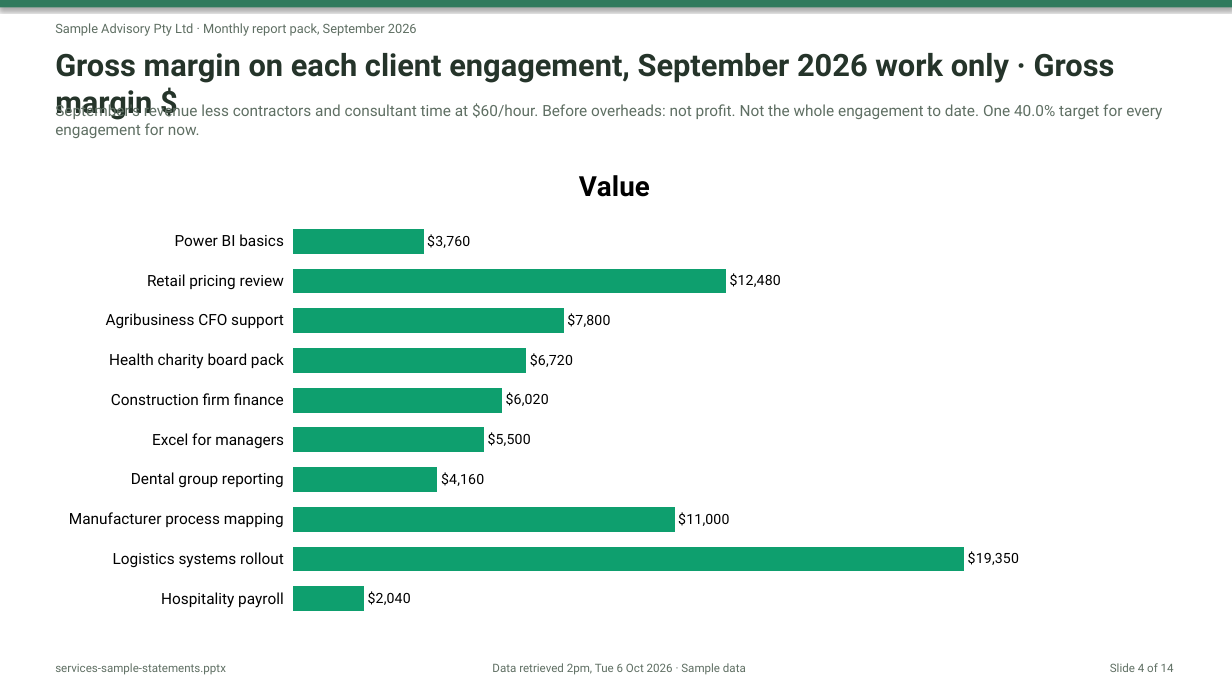
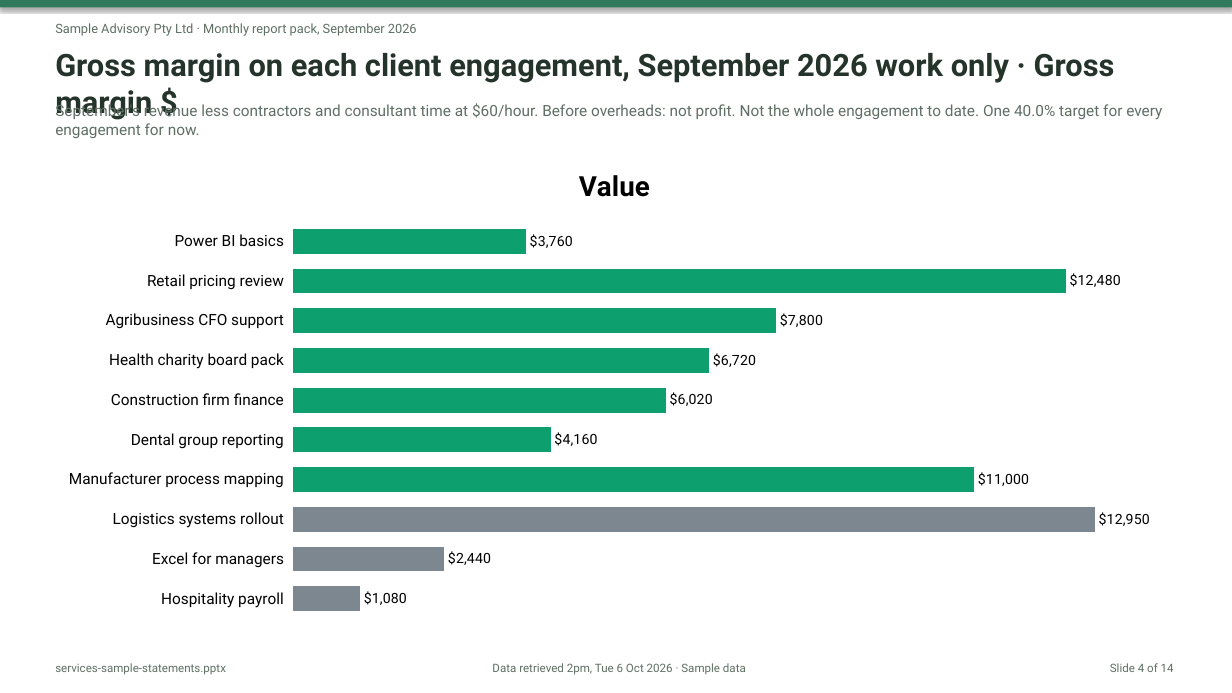
Before and after one commit to nnbooth/3sheets, a slide deck: slide 4 of media/exports/services-sample-statements.pptx. Drawn at 1232x693 pixels with LibreOffice and Linux fonts; fonts in the diff are those of the drawing. Boxes give left, top, right and bottom in pixels: in the first picture for what was removed or moved away, otherwise in the second. Text is boxed around its words. In the diff, an @@ line names an element or a change of style, - is before the commit and + after.

```diff
--- a/media/exports/services-sample-statements.pptx
+++ b/media/exports/services-sample-statements.pptx
@@ bar chart at (x1=46, y1=148, x2=1183, y2=628) @@
-categories: Hospitality payroll, Logistics systems rollout, Manufacturer process mapping, Dental group reporting, Excel for managers, Construction firm finance, Health charity board pack, Agribusiness CFO support, Retail pricing review, Power BI basics
+categories: Hospitality payroll, Excel for managers, Logistics systems rollout, Manufacturer process mapping, Dental group reporting, Construction firm finance, Health charity board pack, Agribusiness CFO support, Retail pricing review, Power BI basics
-Value: 2040, 19350, 11000, 4160, 5500, 6020, 6720, 7800, 12480, 3760
+Value: 1080, 2440, 12950, 11000, 4160, 6020, 6720, 7800, 12480, 3760
@@ colours of single points changed @@
```
Also in this commit, not shown: 9 other slides changed, 44 other files.
